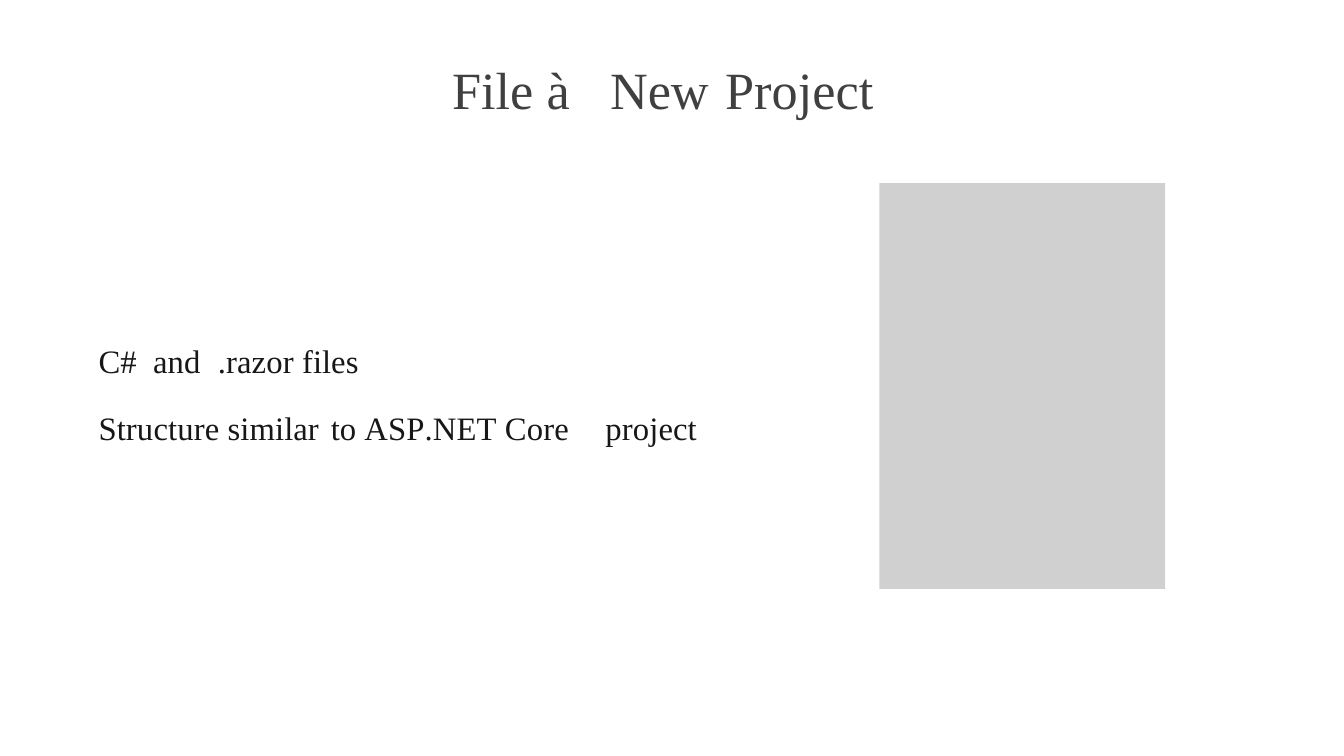
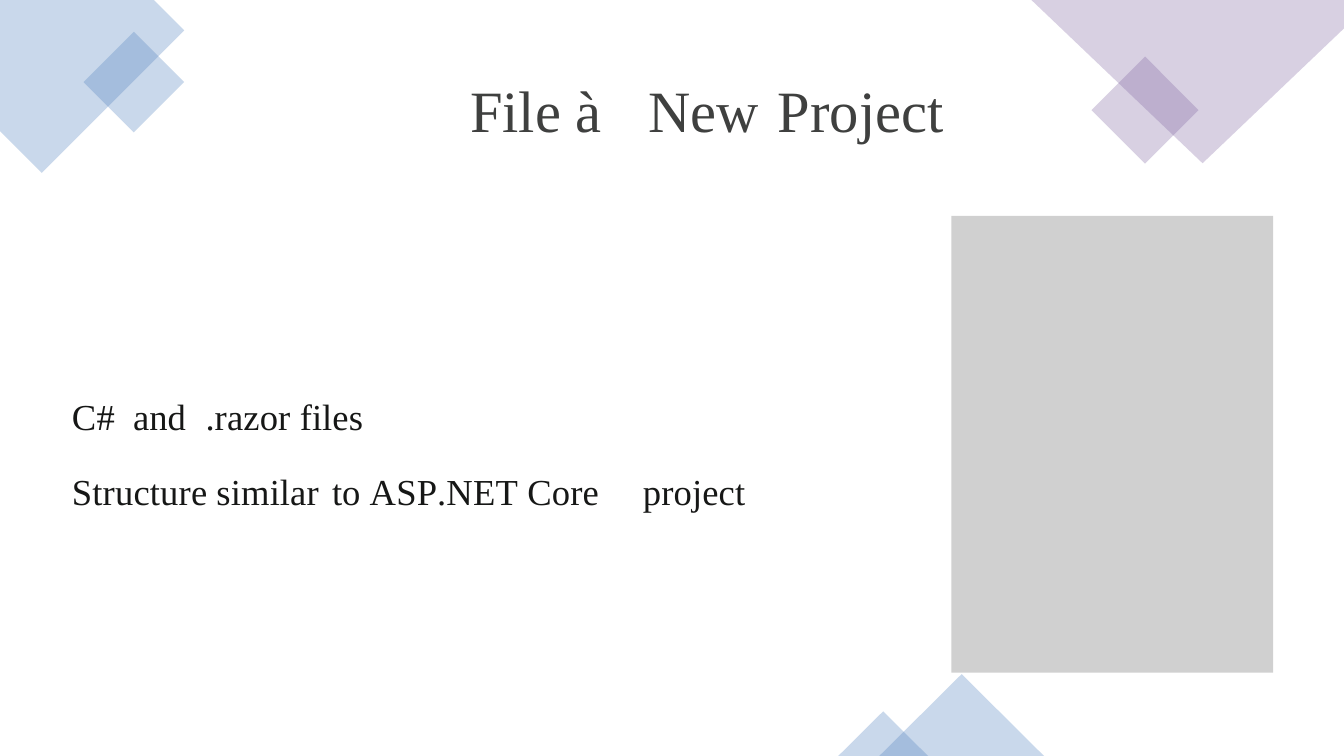
Before and after one commit to CSA-DanielVillamizar/ITM-ProgramaciondeSoftware, a slide deck: slide 4 of ASP.NET Core 6 Blazor Fundamentals/03/creating-your-first-blazor-application-slides.pptx. Drawn at 1344x756 pixels with LibreOffice and Linux fonts; fonts in the diff are those of the drawing; grey boxes stand for pictures. Boxes give left, top, right and bottom in pixels: in the first picture for what was removed or moved away, otherwise in the second. Text is boxed around its words. In the diff, an @@ line names an element or a change of style, - is before the commit and + after.

```diff
--- a/ASP.NET Core 6 Blazor Fundamentals/03/creating-your-first-blazor-application-slides.pptx
+++ b/ASP.NET Core 6 Blazor Fundamentals/03/creating-your-first-blazor-application-slides.pptx
@@ freeform shape added at box(0, 0, 184, 173), fill #4F81BD at 30% opacity @@
@@ freeform shape added at box(1032, 0, 1344, 163), fill #8064A2 at 30% opacity @@
@@ rectangle added at box(83, 32, 184, 132), fill #4F81BD at 30% opacity @@
@@ rectangle added at box(1092, 56, 1199, 164), fill #8064A2 at 30% opacity @@
@@ text "File à": place and size @@
-text "File à" at box(452, 72, 570, 110)
+text "File à" at box(470, 91, 602, 133)
@@ text "File à" at box(470, 91, 602, 133): size 56 to 62.7 pt; indent changed; line spacing 58.5pt to 65.5pt @@
@@ text "New": place and size @@
-text "New" at box(610, 74, 709, 110)
+text "New" at box(648, 93, 758, 133)
@@ text "New" at box(648, 93, 758, 133): size 56 to 62.7 pt; indent changed; line spacing 58pt to 65pt @@
@@ text "Project" at box(778, 93, 944, 144): size 56 to 62.7 pt; indent changed; line spacing 58pt to 65pt @@
@@ text "Project": place and size @@
-text "Project" at box(725, 74, 873, 120)
+text "Project" at box(778, 93, 944, 144)
@@ picture: place and size @@
-picture at box(880, 183, 1165, 589)
+picture at box(952, 216, 1273, 673)
@@ text "C# and .razor files": place and size @@
-text "C# and .razor files" at box(99, 350, 359, 374)
+text "C# and .razor files" at box(72, 404, 363, 431)
@@ text "C# and .razor files" at box(72, 404, 363, 431): size 35 to 39.2 pt; letter spacing 0.1 to 0.2 pt in "C# .razor files"; indent changed; line spacing 36pt to 40.4pt @@
@@ text "Structure similar to ASP.NET Core": place and size @@
-text "Structure similar to ASP.NET Core" at box(99, 417, 569, 441)
+text "Structure similar to ASP.NET Core" at box(72, 479, 599, 506)
@@ text "Structure similar to ASP.NET Core" at box(72, 479, 599, 506): size 35 to 39.2 pt; letter spacing 0.1 to 0.2 pt in "similar ASP.NET Core"; letter spacing 0.2 to 0.3 pt in "similar ASP.NET"; letter spacing -2.3 to -2.6 pt in "ASP.NET"; indent changed; line spacing 36pt to 40.4pt @@
@@ text "project": place and size @@
-text "project" at box(605, 418, 696, 447)
+text "project" at box(643, 481, 745, 513)
@@ text "project" at box(643, 481, 745, 513): size 35 to 39.2 pt; letter spacing 0.1 to 0.2 pt in "project"; indent changed; line spacing 36pt to 40.4pt @@
@@ triangle added at box(879, 674, 1044, 756), fill #4F81BD at 30% opacity @@
@@ triangle added at box(838, 712, 928, 756), fill #4F81BD at 30% opacity @@
```
Also in this commit, not shown: 13 other slides changed, 1 slide added, 1 slide removed, 8 other files.
